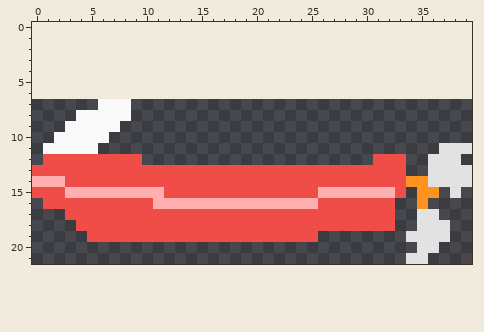
Pixel-art sprite: src/resources/images/trash-barge.png. That is the earlier state.
The file is 40x15 pixels. The old version is drawn lined up with the new one, on the new canvas.
Once edited:
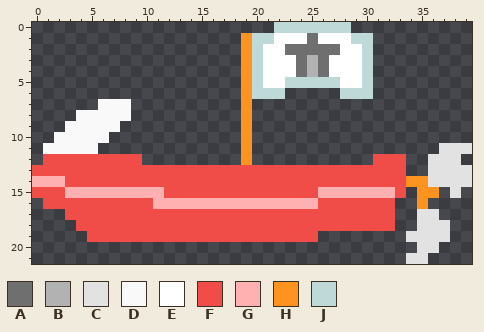
Palette (. is transparent): A #6f6f6f  B #b2b2b2  C #e2e2e2  D #fffffff7  E #ffffff  F #f14d48  G #ffb1b1  H #ff931f  J #bed9d7
Difference:
canvas 40x15 -> 40x22, the old top-left corner now at 0,7
Changed rows in their new state; - is an unchanged pixel.
first column x 19:
 0 ---JJJJJJJ--
 1 HJJEEEAEEEJJ
 2 HJEEAAAAAEEJ
 3 HJEEEABAEEEJ
 4 HJEEEABAEEEJ
 5 HJEEJJJJJEEJ
 6 HJJJ-----JJJ
 7 H-----------
 8 H-----------
 9 H-----------
10 H-----------
11 H-----------
12 H-----------
Changed places in both pictures, as pixel boxes (x1, y1, x2, y2):
added: (241, 22, 373, 165)
